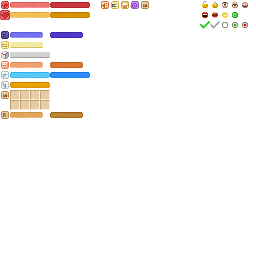
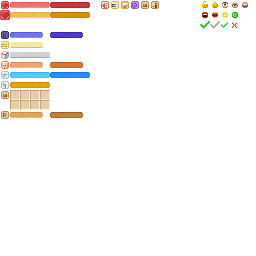
Two versions of the same layered image (256×256). Layer-by-layer changes:
removed layer "复选框 - 反选中" over [left=242, top=22, right=248, bottom=28]
added layer "拴绳" above "小叉" over [left=151, top=1, right=159, bottom=9]
renamed "复选框 - 选中" to "小叉", painted on it over [left=232, top=22, right=238, bottom=28]
renamed "复选框 - 未选中" to "小勾", painted on it over [left=221, top=22, right=228, bottom=28]
